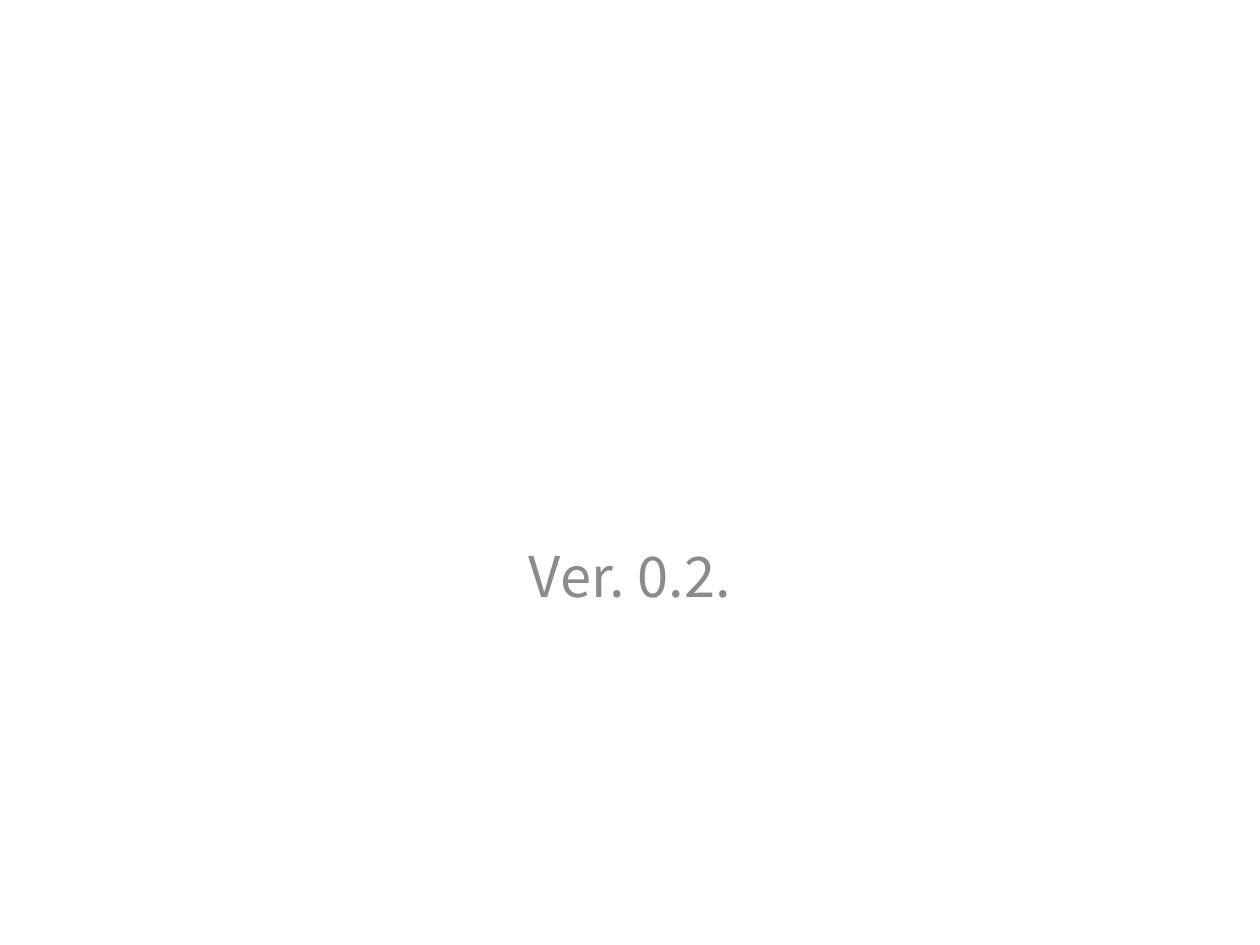
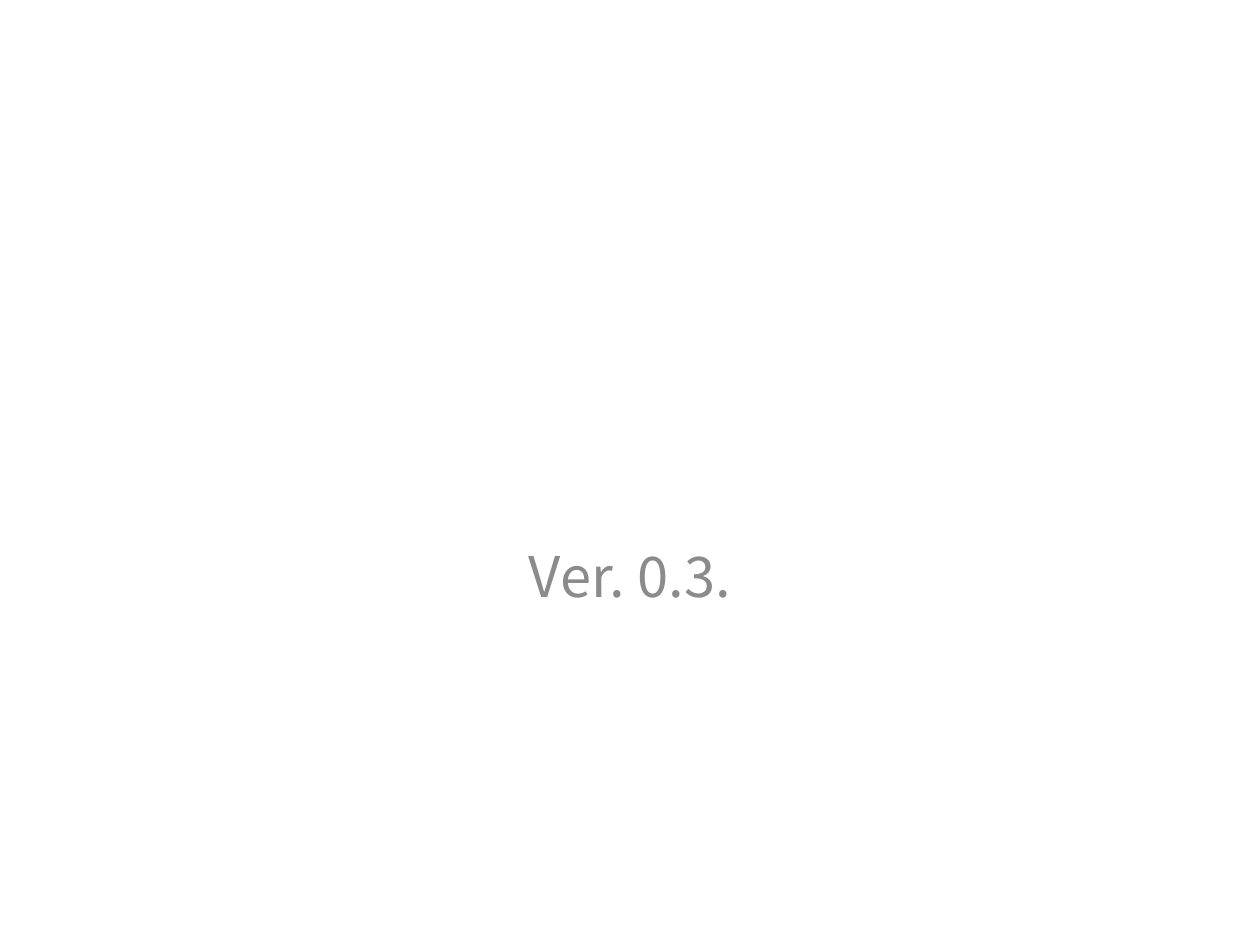
Before and after one commit to uglyduck68/hedgehop, a slide deck: slide 1 of 화면 모드.pptx. Drawn at 1260x945 pixels with LibreOffice and Linux fonts; fonts in the diff are those of the drawing. Boxes give left, top, right and bottom in pixels: in the first picture for what was removed or moved away, otherwise in the second. Text is boxed around its words. In the diff, an @@ line names an element or a change of style, - is before the commit and + after.

```diff
--- a/화면 모드.pptx
+++ b/화면 모드.pptx
@@ subtitle at box(529, 556, 731, 598): text changed @@
-Ver. 0.2.
+Ver. 0.3.
```
Also in this commit, not shown: 3 other slides changed, 1 slide added, 4 other files.
